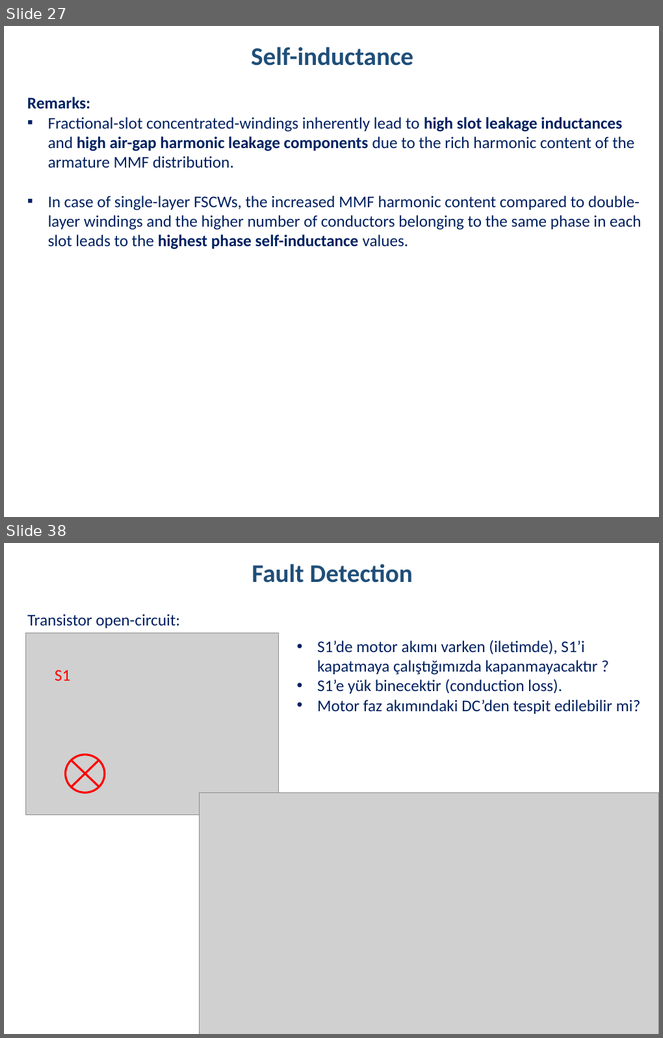
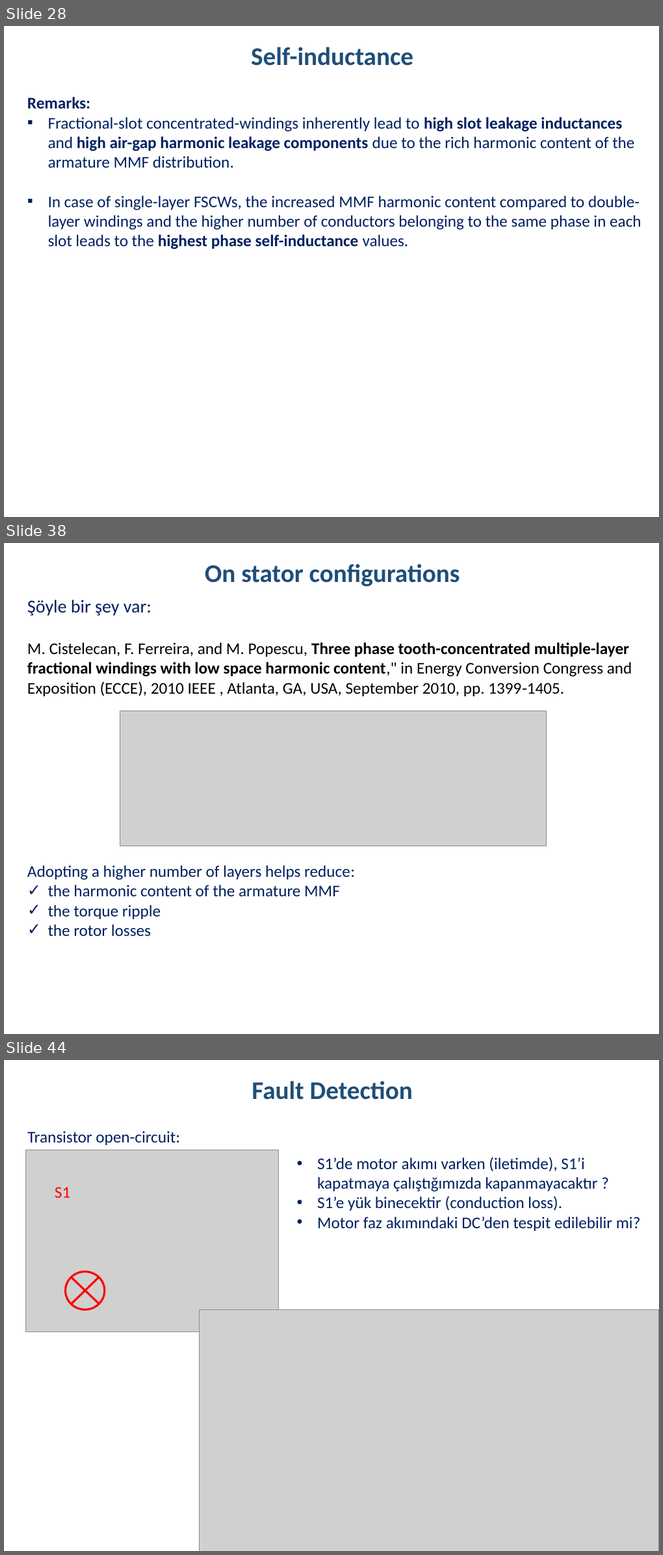
Before and after one commit to hakanpolat/IMMD, a slide deck: Literature/immd_ver2_research.pptx. Shown one above the other, each under a label of ours: slides 27 and 38 before the commit, slides 28, 38 and 44 after it; the slides between them are not shown. The pictures are 663x1038 and 663x1555 pixels, drawn with LibreOffice and Linux fonts; fonts in the diff are those of the drawing; grey boxes stand for pictures. Boxes give left, top, right and bottom in pixels: in the first picture for what was removed or moved away, otherwise in the second. Text is boxed around its words. In the diff, an @@ line names an element or a change of style, - is before the commit and + after.

Commit message:
FSCW makinalar üzerine: Slot/pole kombinasyonları, rotor kayıpları, radyal kuvvetler vb.

```diff
--- a/Literature/immd_ver2_research.pptx
+++ b/Literature/immd_ver2_research.pptx
@@ slide 38 added at <box>4,543,659,1034</box>, background #FFFFFF @@
@@ text added at <box>205,564,460,587</box>, 28 pt, text #1F4E79, bold @@
+On stator configurations
@@ text added at <box>27,600,633,696</box>, 18 pt, text #000000 @@
+Şöyle bir şey var:
+M. Cistelecan, F. Ferreira, and M. Popescu, Three phase tooth-concentrated multiple-layer fractional windings with low space harmonic content," in Energy Conversion Congress and Exposition (ECCE), 2010 IEEE , Atlanta, GA, USA, September 2010, pp. 1399-1405.
@@ picture added at <box>120,711,546,847</box> @@
@@ text added at <box>27,865,355,937</box>, 18 pt, text #002060 @@
+Adopting a higher number of layers helps reduce:
+✓ the harmonic content of the armature MMF
+✓ the torque ripple
+✓ the rotor losses
@@ what was slide 27 is now slide 28 @@
@@ what was slide 38 is now slide 44 @@
```
Also in this commit, not shown: 11 slides changed, 11 other slides added, 1 slide removed, 1 other file.
